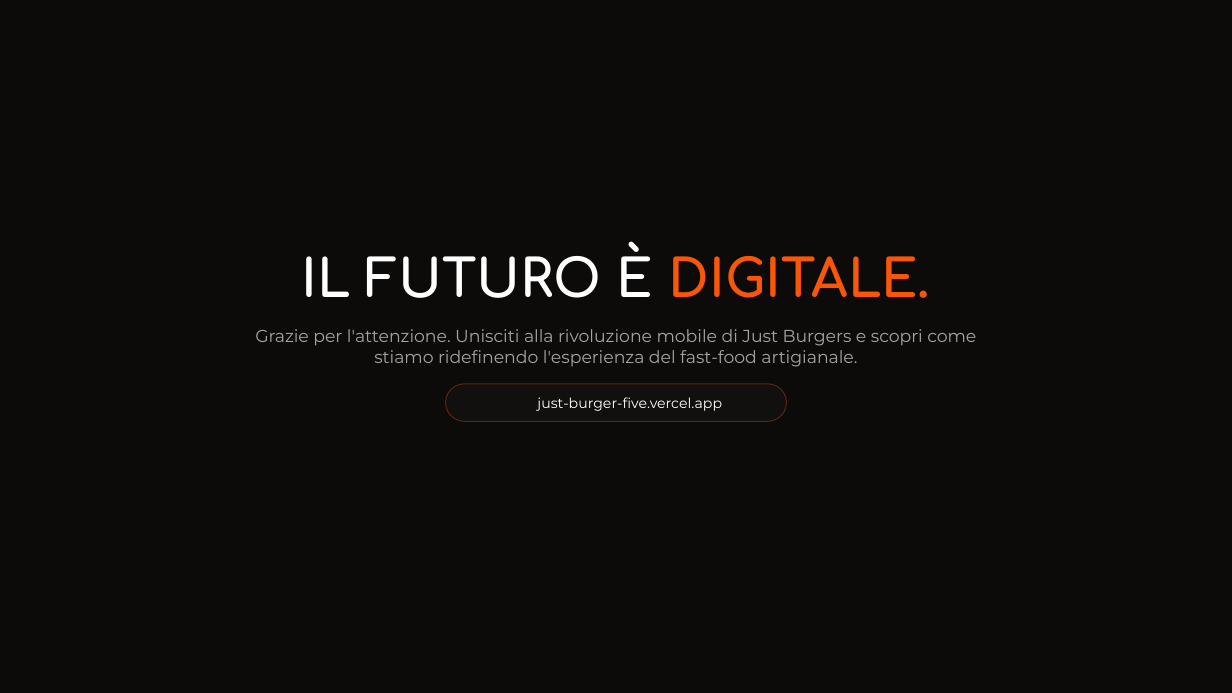
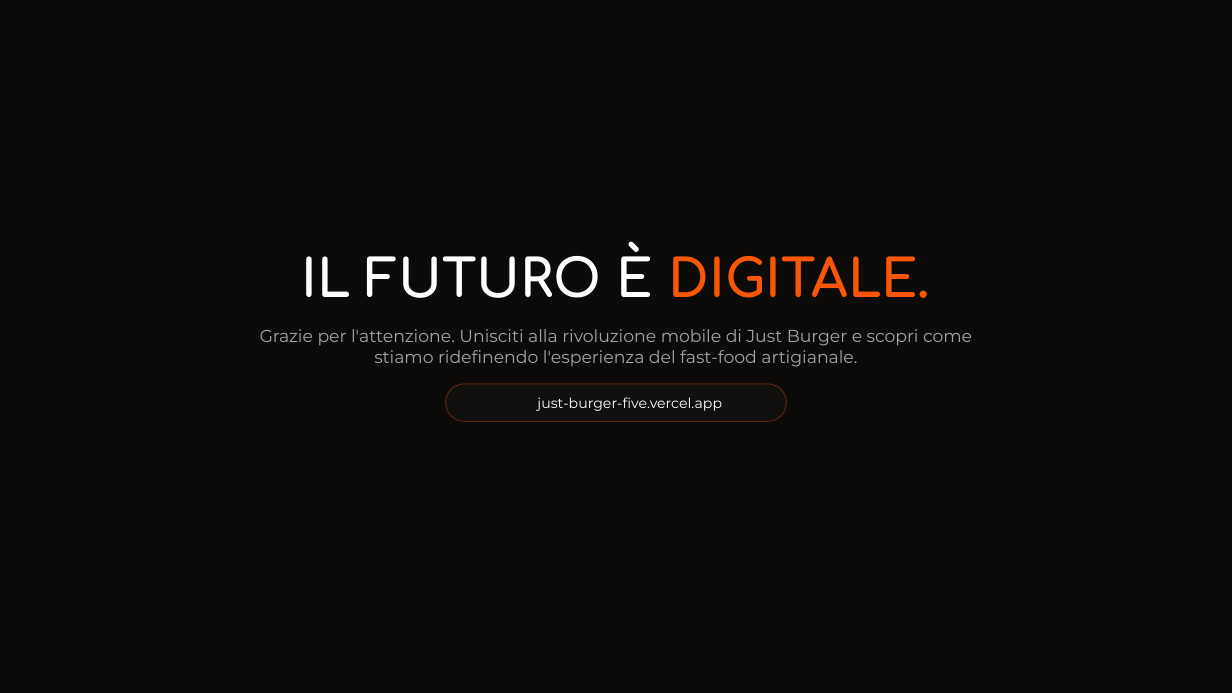
Before and after one commit to Jack-Ark-01/JustBurgerProjectWork, a slide deck: slide 14 of SecondaSuddivisioneGruppi/Logica/Materiale PPT/PPTX JustBurger (foto).pptx. Drawn at 1232x693 pixels with LibreOffice and Linux fonts; fonts in the diff are those of the drawing; background and template pictures are left out. Boxes give left, top, right and bottom in pixels: in the first picture for what was removed or moved away, otherwise in the second. Text is boxed around its words. In the diff, an @@ line names an element or a change of style, - is before the commit and + after.

```diff
--- a/SecondaSuddivisioneGruppi/Logica/Materiale PPT/PPTX JustBurger (foto).pptx
+++ b/SecondaSuddivisioneGruppi/Logica/Materiale PPT/PPTX JustBurger (foto).pptx
@@ text at [260,329,972,367]: text changed @@
-Grazie per l'attenzione. Unisciti alla rivoluzione mobile di Just Burgers e scopri come stiamo ridefinendo l'esperienza del fast-food artigianale.
+Grazie per l'attenzione. Unisciti alla rivoluzione mobile di Just Burger e scopri come stiamo ridefinendo l'esperienza del fast-food artigianale.
```
Also in this commit, not shown: 13 other slides changed.
